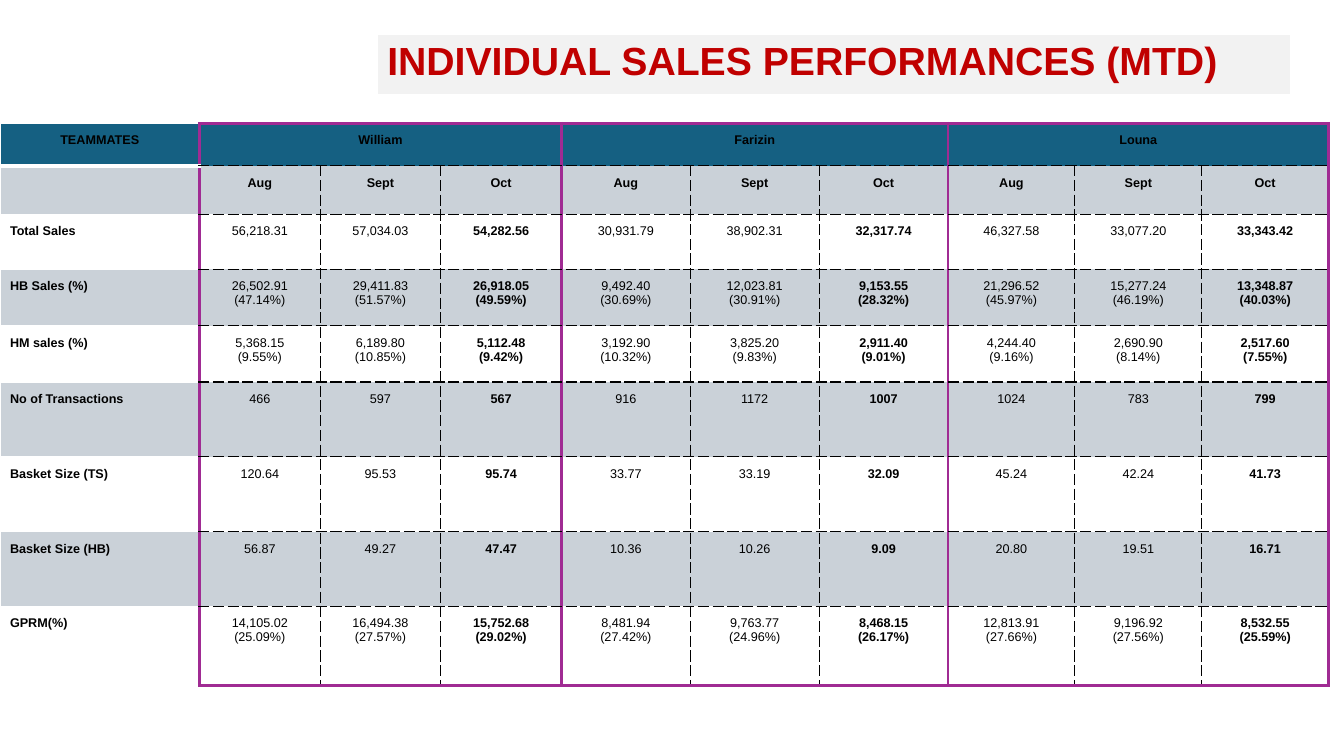
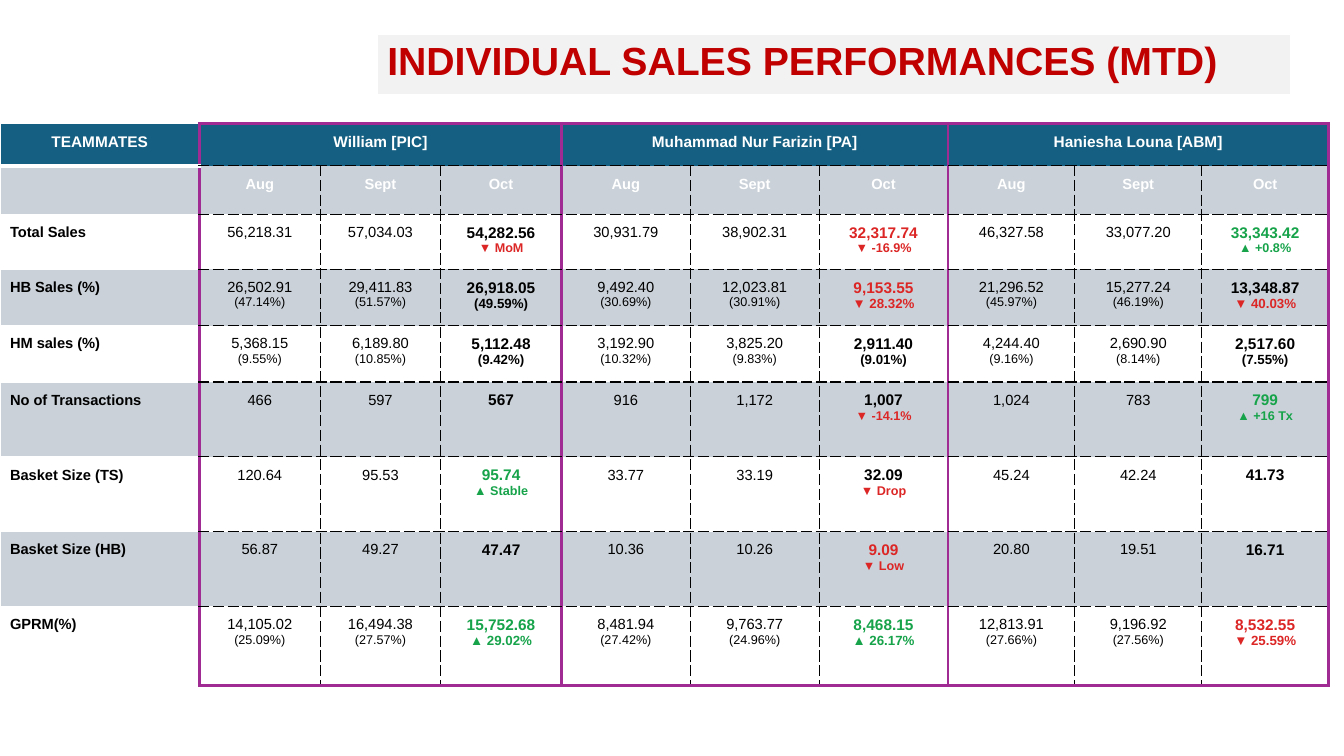
Before and after one commit to WilliamChai1/Pharmacy-Branch-Management-Hub, a slide deck: slide 3 of performance/Kota_Sentosa_October_2026_Official.pptx. Drawn at 1344x756 pixels with LibreOffice and Linux fonts; fonts in the diff are those of the drawing; background and template pictures are left out. Boxes give left, top, right and bottom in pixels: in the first picture for what was removed or moved away, otherwise in the second. Text is boxed around its words. In the diff, an @@ line names an element or a change of style, - is before the commit and + after.

```diff
--- a/performance/Kota_Sentosa_October_2026_Official.pptx
+++ b/performance/Kota_Sentosa_October_2026_Official.pptx
@@ table at (0,123,1331,651) @@
-row 1: TEAMMATES | William |  |  | Farizin |  |  | Louna |  | 
+row 1: TEAMMATES | William [PIC] |  |  | Muhammad Nur Farizin [PA] |  |  | Haniesha Louna [ABM] |  | 
-row 3: Total Sales | 56,218.31 | 57,034.03 | 54,282.56 | 30,931.79 | 38,902.31 | 32,317.74 | 46,327.58 | 33,077.20 | 33,343.42
+row 3: Total Sales | 56,218.31 | 57,034.03 | 54,282.56 ▼ MoM | 30,931.79 | 38,902.31 | 32,317.74 ▼ -16.9% | 46,327.58 | 33,077.20 | 33,343.42 ▲ +0.8%
-row 4, column 7: 9,153.55 (28.32%)
+row 4, column 7: 9,153.55 ▼ 28.32%
-row 4, column 10: 13,348.87 (40.03%)
+row 4, column 10: 13,348.87 ▼ 40.03%
-row 6: No of Transactions | 466 | 597 | 567 | 916 | 1172 | 1007 | 1024 | 783 | 799
+row 6: No of Transactions | 466 | 597 | 567 | 916 | 1,172 | 1,007 ▼ -14.1% | 1,024 | 783 | 799 ▲ +16 Tx
-row 7, column 4: 95.74
+row 7, column 4: 95.74 ▲ Stable
-row 7, column 7: 32.09
+row 7, column 7: 32.09 ▼ Drop
-row 8, column 7: 9.09
+row 8, column 7: 9.09 ▼ Low
-row 9: GPRM(%) | 14,105.02 (25.09%) | 16,494.38 (27.57%) | 15,752.68 (29.02%) | 8,481.94 (27.42%) | 9,763.77 (24.96%) | 8,468.15 (26.17%) | 12,813.91 (27.66%) | 9,196.92 (27.56%) | 8,532.55 (25.59%)
+row 9: GPRM(%) | 14,105.02 (25.09%) | 16,494.38 (27.57%) | 15,752.68 ▲ 29.02% | 8,481.94 (27.42%) | 9,763.77 (24.96%) | 8,468.15 ▲ 26.17% | 12,813.91 (27.66%) | 9,196.92 (27.56%) | 8,532.55 ▼ 25.59%
@@ size 9 to 11 pt in "TEAMMATES", "26,918.05", "5,112.48", "2,911.40" and 5 more places @@
@@ text colour #000000 to #FFFFFF in "TEAMMATES", "Aug", "Sept", "Oct" and 6 more places @@
@@ size 9 to 10.5 pt in "Aug", "Sept", "Oct", "Aug" and 52 more places @@
@@ size 9 to 9.5 pt in "(49.59%)", "(9.42%)", "(9.01%)", "(7.55%)" @@
```
Also in this commit, not shown: 4 other slides changed, 2 other files.
